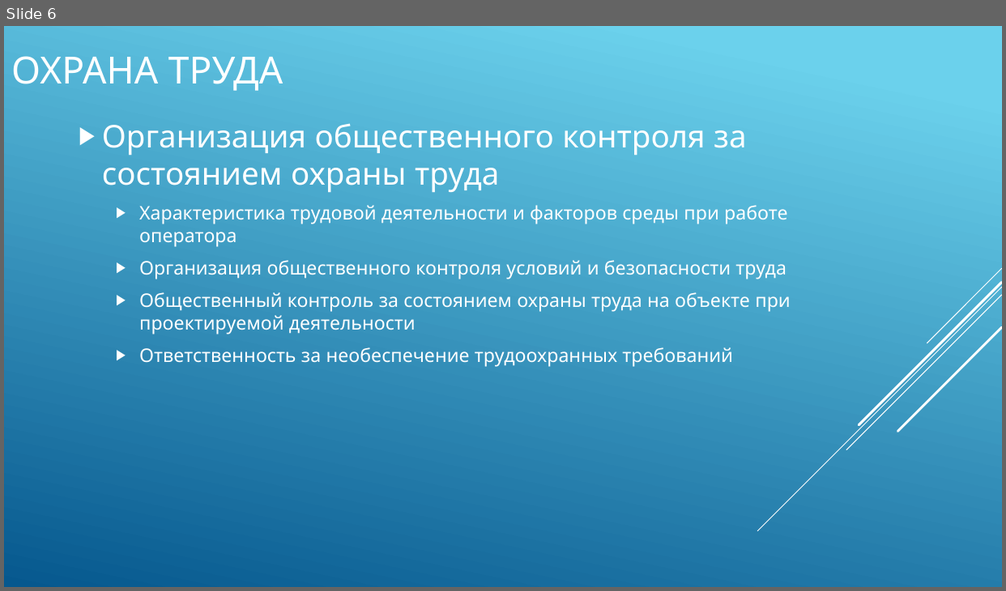
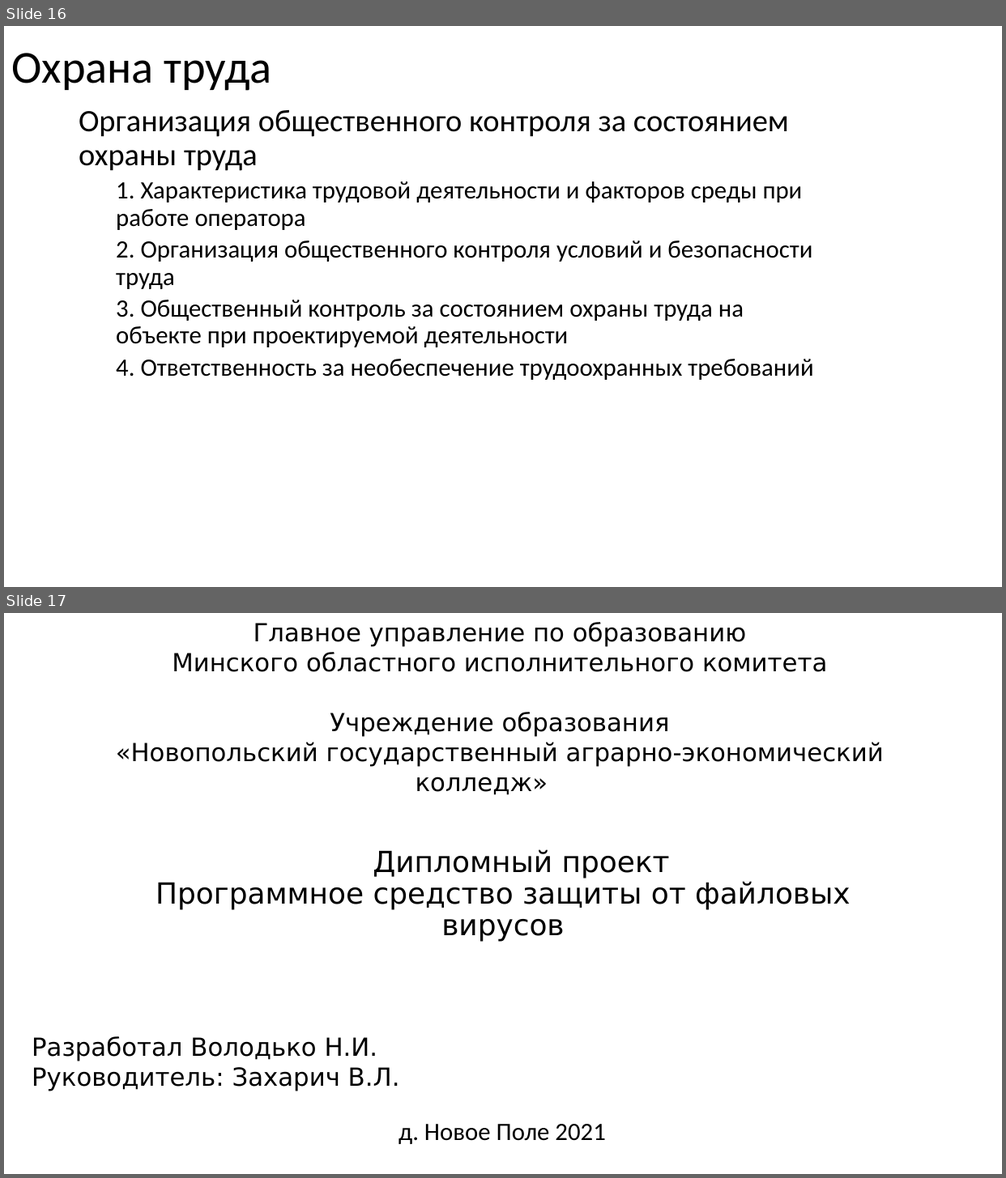
Before and after one commit to Mepecbe/Antivirus_DiplomProject, a slide deck: Documents/Prezentatsia_k_diplomnomu_proektu.pptx. Shown one above the other, each under a label of ours: slide 6 before the commit, slides 16 and 17 after it. The pictures are 1006x591 and 1006x1178 pixels, drawn with LibreOffice and Linux fonts; fonts in the diff are those of the drawing. Boxes give left, top, right and bottom in pixels: in the first picture for what was removed or moved away, otherwise in the second. Text is boxed around its words. In the diff, an @@ line names an element or a change of style, - is before the commit and + after.

```diff
--- a/Documents/Prezentatsia_k_diplomnomu_proektu.pptx
+++ b/Documents/Prezentatsia_k_diplomnomu_proektu.pptx
@@ slide 17 added at [4,613,1002,1174], background #FFFFFF @@
@@ text added at [116,622,884,767], 24 pt, text #000000 @@
+Главное управление по образованию
+Минского областного исполнительного комитета
+Учреждение образования
+«Новопольский государственный аграрно-экономический колледж»
@@ title added at [155,850,850,942], 28 pt, text #000000 @@
+Дипломный проект
+Программное средство защиты от файловых вирусов
@@ text added at [32,1037,400,1092], 24 pt, text #000000 @@
+Разработал Володько Н.И.
+Руководитель: Захарич В.Л.
@@ text added at [398,1124,605,1144], 24 pt, text #000000 @@
+д. Новое Поле 2021
@@ what was slide 6 is now slide 16 @@
@@ slide 16 changed as well @@
@@ background gradient #6ED2EB to #06588E to #FFFFFF @@
@@ title at [11,53,272,91]: text changed; size 36 to 44 pt; font Quicksand to Calibri; text colour #FFFFFF to #000000 @@
-ОХРАНА ТРУДА
+Охрана труда
@@ text "Организация общественного контроля за состоянием ...": place and size @@
-text "Организация общественного контроля за состоянием ..." at [102,123,790,367]
+text "Организация общественного контроля за состоянием ..." at [79,110,813,380]
@@ text "Организация общественного контроля за состоянием ..." at [79,110,813,380]: vertical alignment middle to top @@
@@ text at [79,110,789,171]: font Quicksand to Calibri, text colour #FFFFFF to #000000 in "Организация общественного контроля за состоянием охраны труд ..."; bullet ▶ to none; line spacing 1 to 0.9; less space between paragraphs @@
@@ text at [116,182,813,380]: text changed; size 18 to 24 pt; font Quicksand to Calibri; text colour #FFFFFF to #000000 @@
-  ▶ Характеристика трудовой деятельности и факторов среды при работе оператора
-  ▶ Организация общественного контроля условий и безопасности труда
-  ▶ Общественный контроль за состоянием охраны труда на объекте при проектируемой деятельности
-  ▶ Ответственность за необеспечение трудоохранных требований
+  1. Характеристика трудовой деятельности и факторов среды при работе оператора
+  2. Организация общественного контроля условий и безопасности труда
+  3. Общественный контроль за состоянием охраны труда на объекте при проектируемой деятельности
+  4. Ответственность за необеспечение трудоохранных требований
@@ group removed at [758,268,1002,531]: 5 lines @@
```
Also in this commit, not shown: 3 other slides changed, 12 other slides added, 3 slides removed, 12 other files.
